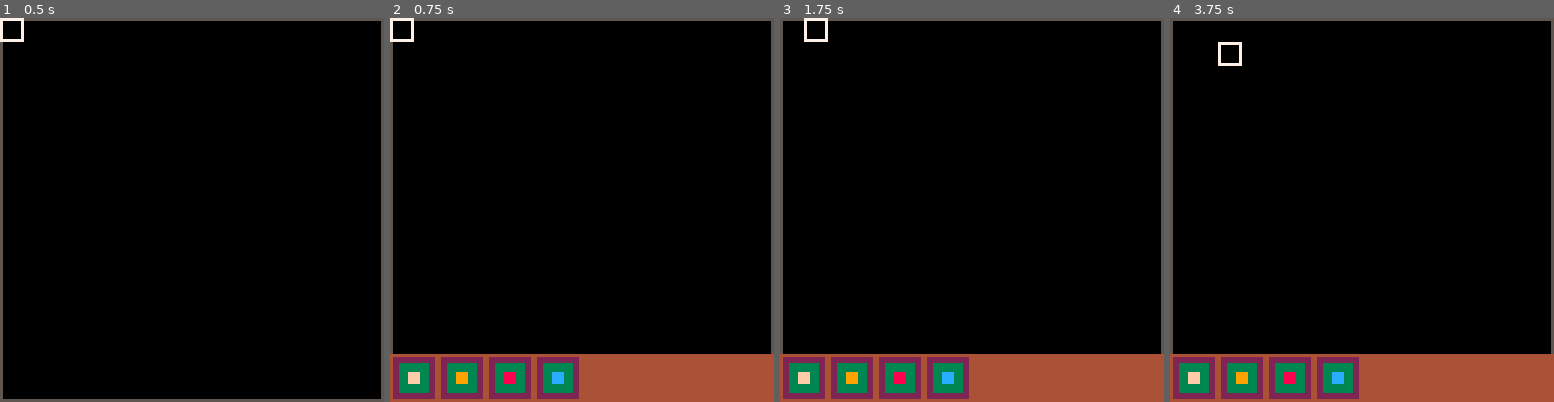
Above: before the commit, frames 1-4 (left to right).
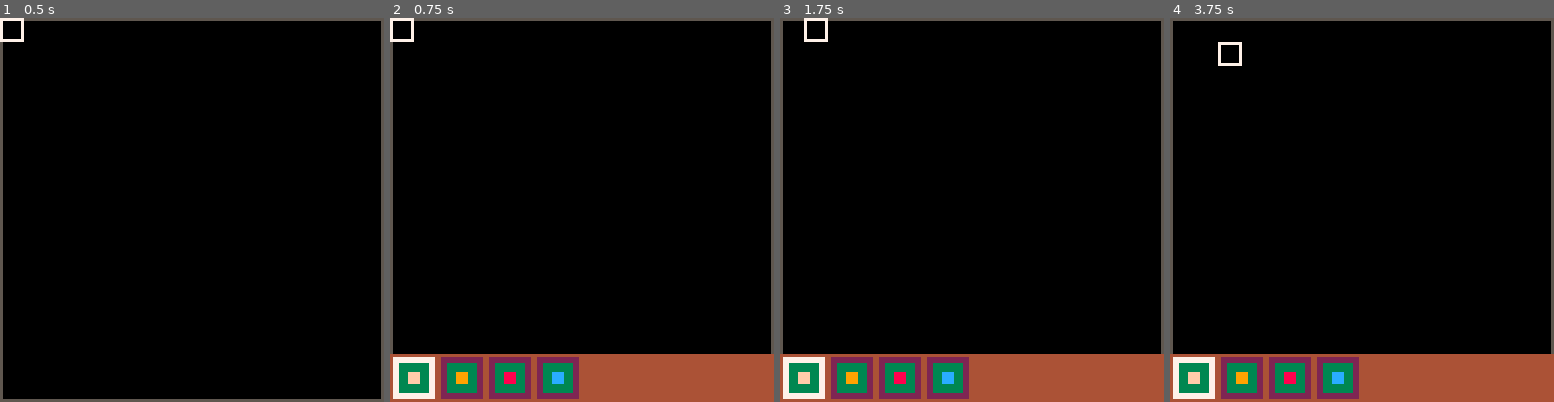
Above: after the commit, the same moments.

Repository: shen-sat/found
Game: PICO-8 cartridge game.p8
Same seed, same stepped clock (60 frames per second), same inputs: the game is played once before the commit and once after it.
Inputs:
- Up to frame 1 (0.5 s): tap X (X key) at 0.33 s
- Up to frame 2 (0.75 s): tap O (Z key) at 0.7 s
- Up to frame 3 (1.75 s): tap X (X key) at 1.07 s; hold Right from 1.6 s (still down); tap O (Z key) at 1.7 s
- Up to frame 4 (3.75 s): tap X (X key) at 1.85, 2.97 s; release Right at 2.1 s; tap O (Z key) every 0.4 s from 2.1 to 3.7 s; hold Up 2.15-2.42 s; hold Right 2.47-3.03 s; hold Left 3.08-3.58 s; hold Down from 3.63 s (still down)

Frame 1 is identical in both runs. In frame 2, 0.6% of the frame differs, in the area x 0-12%, y 88-100%; in frame 3, 0.6%; in frame 4, 0.6%.

Commit message:
Start adding menu pointer

Diff:
--- a/build_bar.lua
+++ b/build_bar.lua
@@ -19,11 +19,19 @@
       return ((self.icon_border * 2) + sprite_width)
     end
     },
+    btn_index = 1,
     sprites = { road, hut, bin, query },
     draw = function(self)
+      -- draw build bar
       rectfill(self.x0,self.y0,self.x1,self.y1,self.col)
-      for b in all(self.btns(self)) do
-        rectfill(b.x0,b.y0,b.x1,b.y1,build_bar.btn_config.outer_col)
+      -- draw buttons
+      local btns = self.btns(self)
+      for b in all(btns) do
+        if b == btns[self.btn_index] then
+          rectfill(b.x0,b.y0,b.x1,b.y1,7)
+        else
+          rectfill(b.x0,b.y0,b.x1,b.y1,build_bar.btn_config.outer_col)
+        end
         rectfill(b.inner_btn.x0,b.inner_btn.y0,b.inner_btn.x1,b.inner_btn.y1,build_bar.btn_config.inner_col)
         spr(b.icon.sprite,b.icon.x,b.icon.y)
       end
